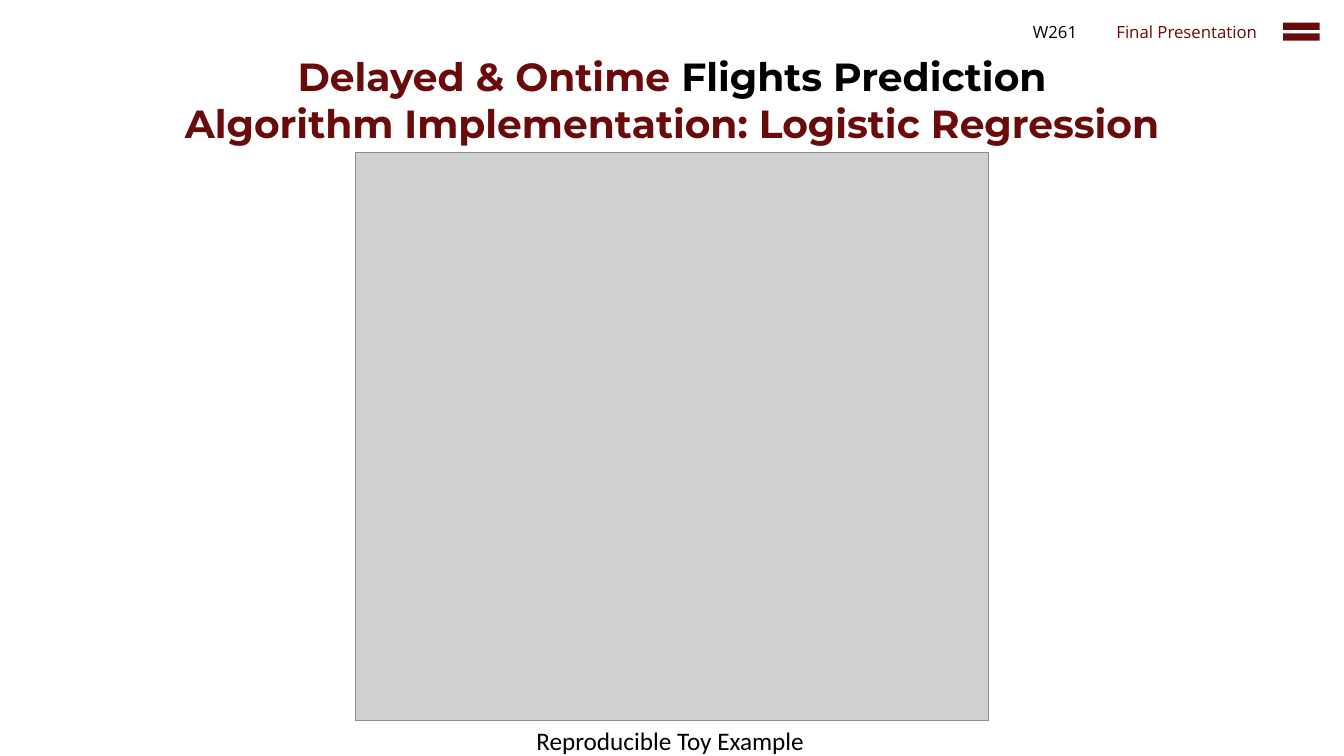
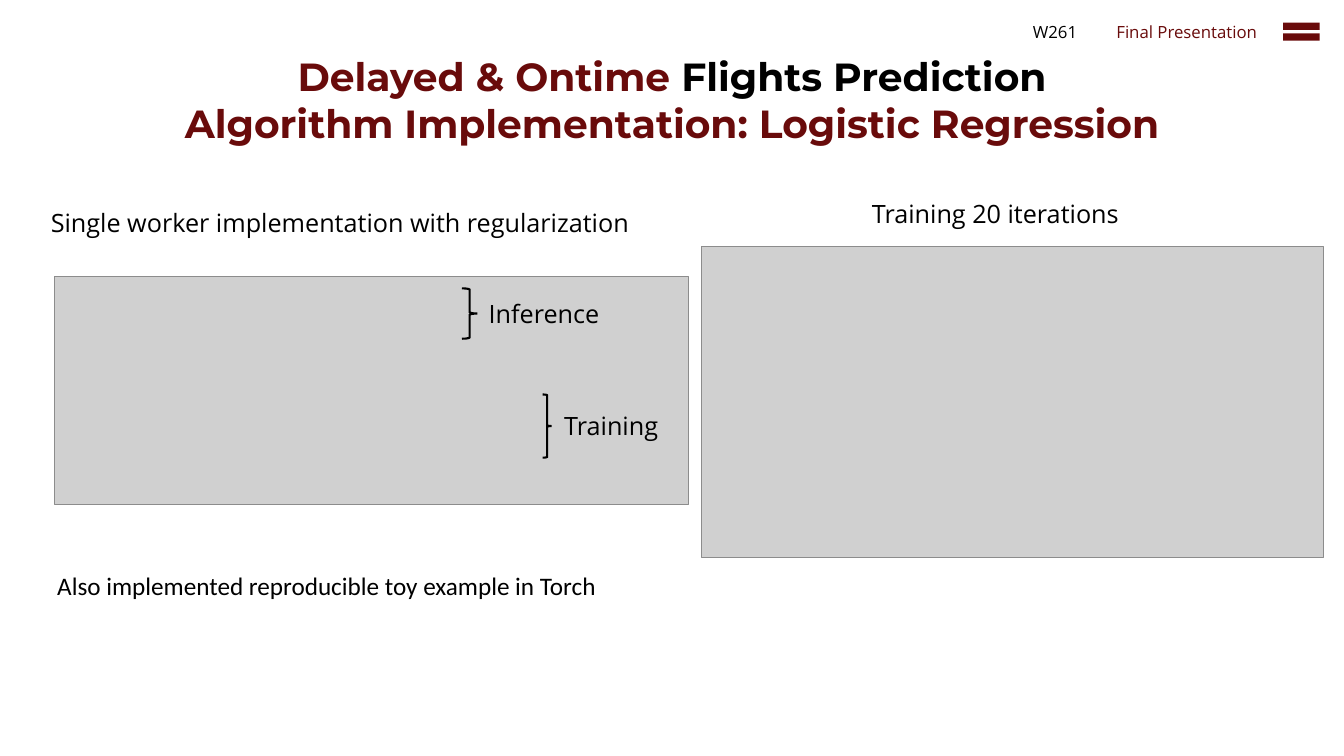
Before and after one commit to cbenge509/flightsontime, a slide deck: slide 30 of presentation/Delayed Flights Prediction - Final.pptx (slide 32 before the commit). Drawn at 1344x756 pixels with LibreOffice and Linux fonts; fonts in the diff are those of the drawing; grey boxes stand for pictures. Boxes give left, top, right and bottom in pixels: in the first picture for what was removed or moved away, otherwise in the second. Text is boxed around its words. In the diff, an @@ line names an element or a change of style, - is before the commit and + after.

Commit message:
Presentation sections complete; Added images for feature engineering and LR model

```diff
--- a/presentation/Delayed Flights Prediction - Final.pptx
+++ b/presentation/Delayed Flights Prediction - Final.pptx
@@ picture removed at <box>355,152,989,721</box> @@
@@ text added at <box>872,204,1119,229</box>, 18 pt, text #000000 @@
+Training 20 iterations
@@ text added at <box>51,213,629,238</box>, 18 pt, text #000000 @@
+Single worker implementation with regularization
@@ picture added at <box>702,246,1324,557</box> @@
@@ picture added at <box>54,276,689,504</box> @@
@@ right brace added at <box>462,288,477,339</box>, outline #000000 1.5 pt @@
@@ text added at <box>489,303,600,324</box>, 18 pt, text #000000 @@
+Inference
@@ right brace added at <box>542,394,552,458</box>, outline #000000 1.5 pt @@
@@ text added at <box>564,416,658,441</box>, 18 pt, text #000000 @@
+Training
@@ text at <box>57,577,596,599</box>: text changed @@
-Reproducible Toy Example
+Also implemented reproducible toy example in Torch
```
Also in this commit, not shown: 4 other slides changed, 1 slide added, 3 other files.
